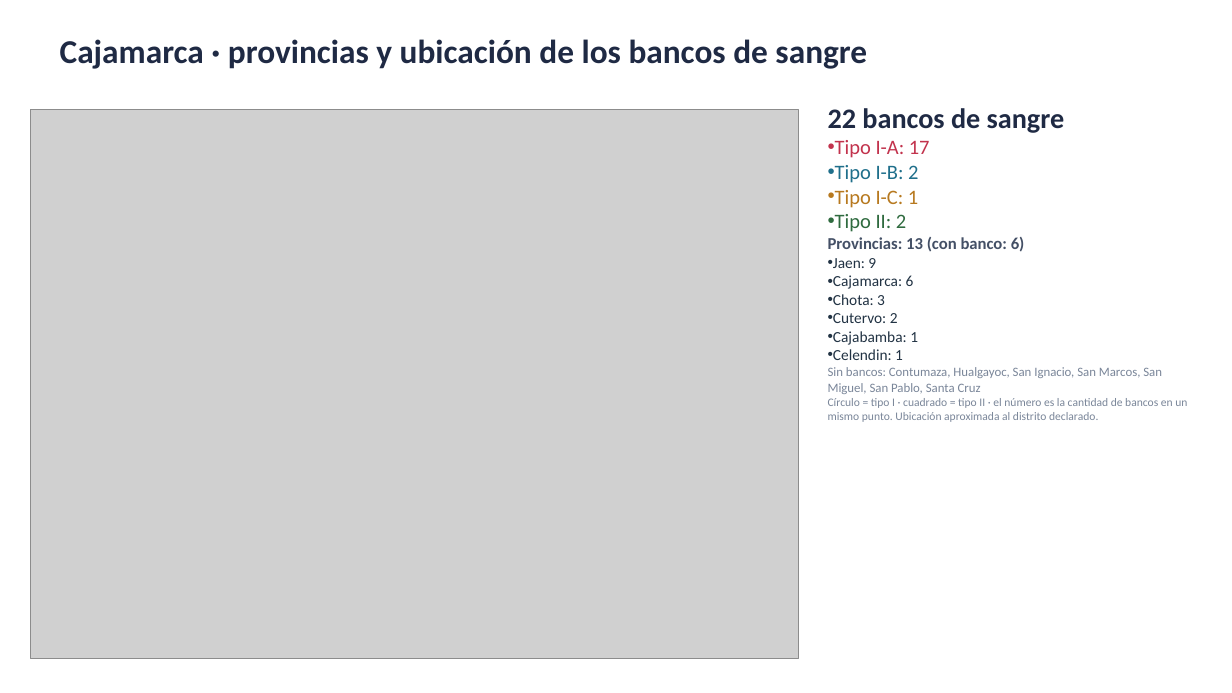
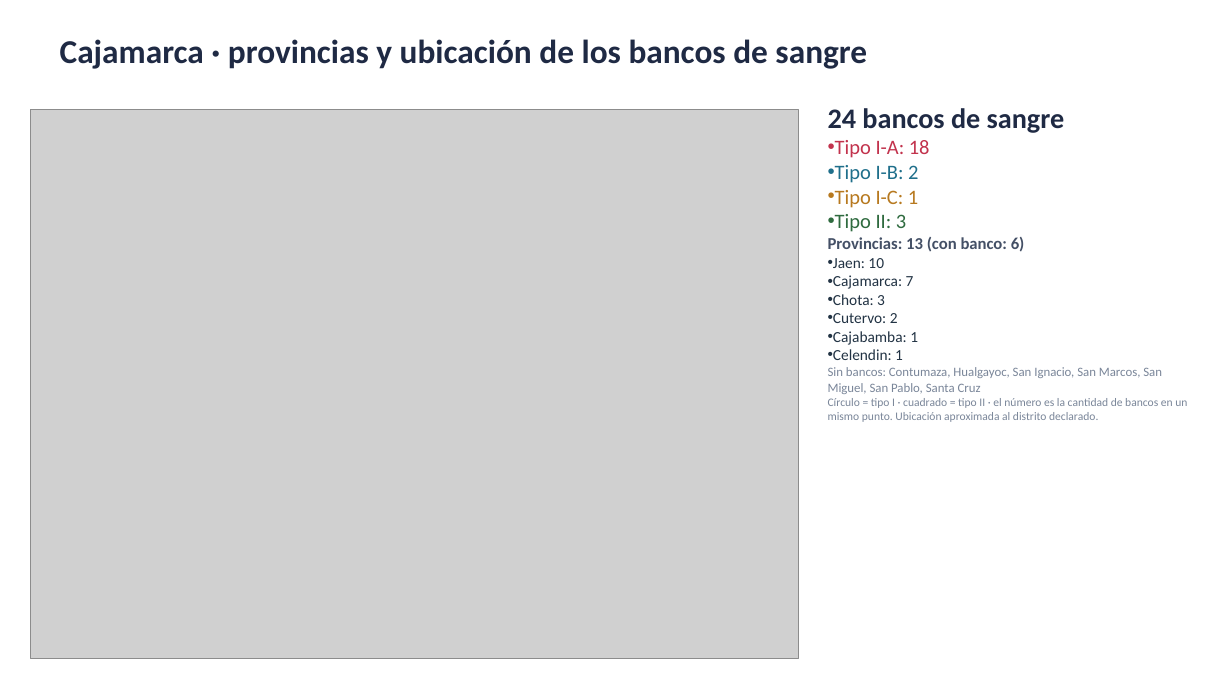
Before and after one commit to rojasarca-code/geolocalizacion-bancos-sangre-diban, a slide deck: slide 10 of datos/Bancos_de_sangre_por_region.pptx. Drawn at 1232x693 pixels with LibreOffice and Linux fonts; fonts in the diff are those of the drawing; grey boxes stand for pictures. Boxes give left, top, right and bottom in pixels: in the first picture for what was removed or moved away, otherwise in the second. Text is boxed around its words. In the diff, an @@ line names an element or a change of style, - is before the commit and + after.

```diff
--- a/datos/Bancos_de_sangre_por_region.pptx
+++ b/datos/Bancos_de_sangre_por_region.pptx
@@ text at (x1=828, y1=108, x2=1065, y2=158): text changed @@
-22 bancos de sangre
-• Tipo I-A: 17
+24 bancos de sangre
+• Tipo I-A: 18
@@ text at (x1=835, y1=214, x2=906, y2=232): text changed @@
-• Tipo II: 2
+• Tipo II: 3
@@ text at (x1=833, y1=258, x2=914, y2=289): text changed @@
-• Jaen: 9
-• Cajamarca: 6
+• Jaen: 10
+• Cajamarca: 7
```
Also in this commit, not shown: 18 other slides changed.
